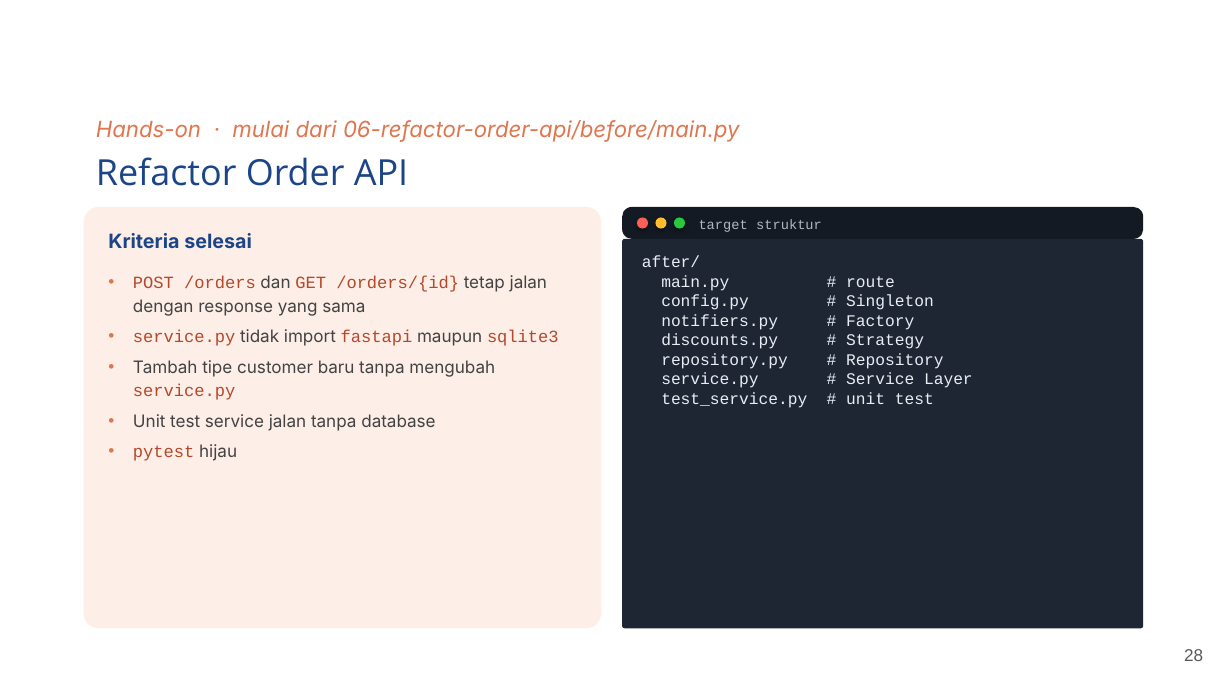
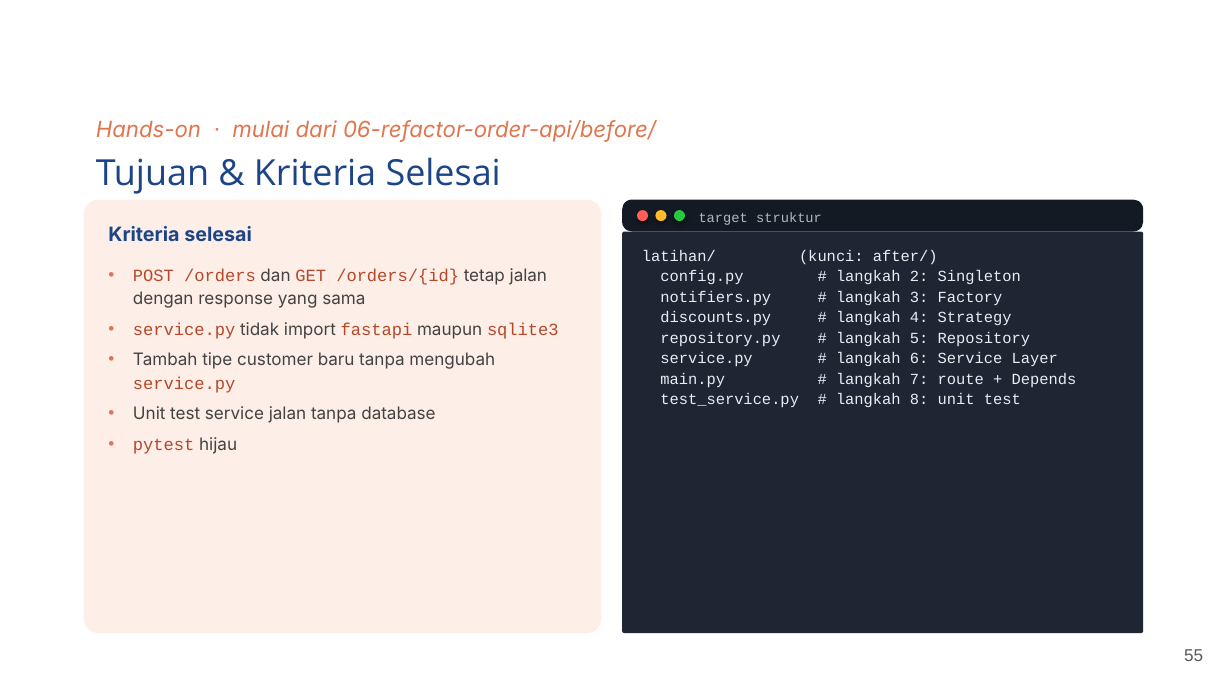
Before and after one commit to bagusedghar/fastapi-intermediate, a slide deck: slide 55 of sesi-01-design-patterns/slides/Sesi 1 - Python Design Patterns for Backend.pptx (slide 28 before the commit). Drawn at 1232x693 pixels with LibreOffice and Linux fonts; fonts in the diff are those of the drawing; background and template pictures are left out. Boxes give left, top, right and bottom in pixels: in the first picture for what was removed or moved away, otherwise in the second. Text is boxed around its words. In the diff, an @@ line names an element or a change of style, - is before the commit and + after.

```diff
--- a/sesi-01-design-patterns/slides/Sesi 1 - Python Design Patterns for Backend.pptx
+++ b/sesi-01-design-patterns/slides/Sesi 1 - Python Design Patterns for Backend.pptx
@@ text at box(96, 120, 656, 142): text changed @@
-Hands-on · mulai dari 06-refactor-order-api/before/main.py
+Hands-on · mulai dari 06-refactor-order-api/before/
@@ text at box(96, 157, 501, 194): text changed @@
-Refactor Order API
+Tujuan & Kriteria Selesai
@@ rounded rectangle: place and size @@
-rounded rectangle at box(84, 207, 601, 628)
+rounded rectangle at box(84, 200, 601, 633)
@@ rounded rectangle at box(84, 200, 601, 633): proportions changed @@
@@ 3 ellipses, 2 texts, 1 rounded rectangle: place and size @@
-3 ellipses, 2 texts, 1 rounded rectangle at box(108, 207, 1143, 249)
+3 ellipses, 2 texts, 1 rounded rectangle at box(108, 200, 1143, 242)
@@ rounded rectangle: place and size @@
-rounded rectangle at box(622, 239, 1143, 628)
+rounded rectangle at box(622, 232, 1143, 633)
@@ text "POST /orders dan GET /orders/{id} ...": place and size @@
-text "POST /orders dan GET /orders/{id} ..." at box(133, 275, 559, 461)
+text "POST /orders dan GET /orders/{id} ..." at box(133, 268, 559, 454)
@@ text at box(642, 250, 1077, 407): text changed; size 9.5 to 9 pt @@
-after/
-main.py # route
-config.py # Singleton
-notifiers.py # Factory
-discounts.py # Strategy
-repository.py # Repository
-service.py # Service Layer
-test_service.py # unit test
+latihan/ (kunci: after/)
+config.py # langkah 2: Singleton
+notifiers.py # langkah 3: Factory
+discounts.py # langkah 4: Strategy
+repository.py # langkah 5: Repository
+service.py # langkah 6: Service Layer
+main.py # langkah 7: route + Depends
+test_service.py # langkah 8: unit test
@@ page number at box(1184, 649, 1203, 661): text changed @@
-28
+55
```
Also in this commit, not shown: 12 other slides changed, 52 slides added, 12 slides removed, 41 other files.
